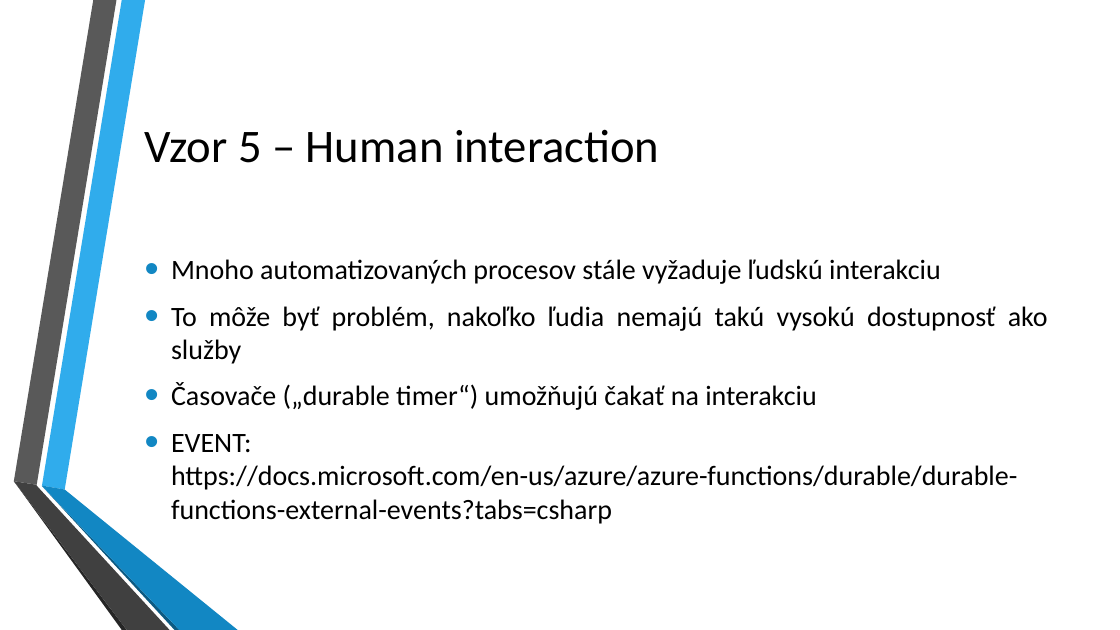
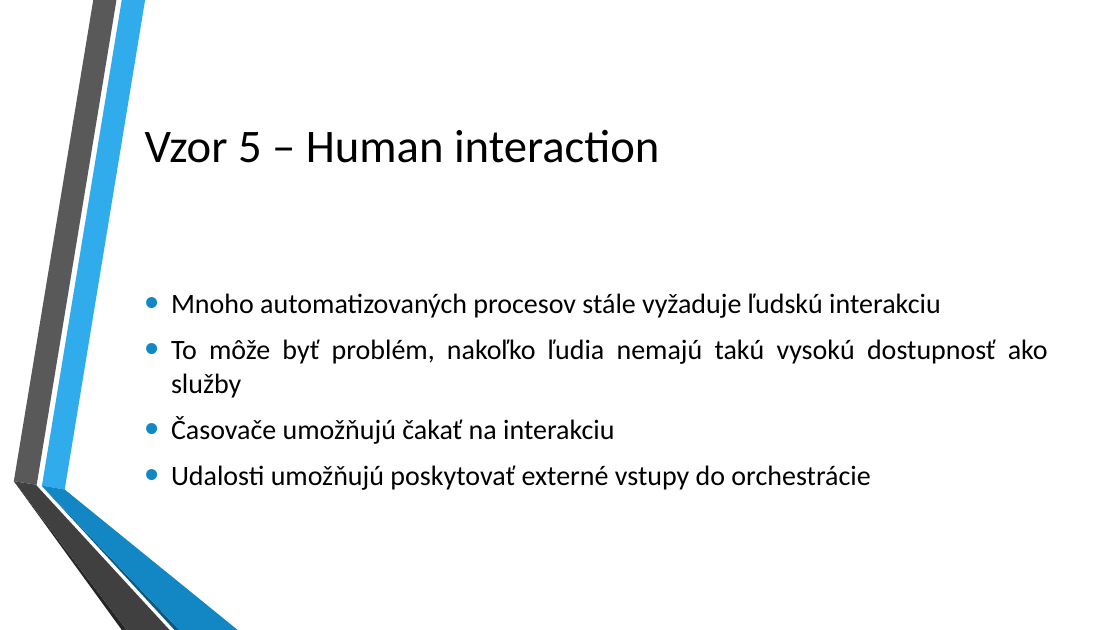
Before and after one commit to kubinko/Azure-Resources-Overview, a slide deck: slide 38 of 05 - Durable Functions/Durable Functions.pptx (slide 36 before the commit). Drawn at 1120x630 pixels with LibreOffice and Linux fonts; fonts in the diff are those of the drawing; background and template pictures are left out. Boxes give left, top, right and bottom in pixels: in the first picture for what was removed or moved away, otherwise in the second. Text is boxed around its words. In the diff, an @@ line names an element or a change of style, - is before the commit and + after.

Commit message:
Durable Function slides (beta).

```diff
--- a/05 - Durable Functions/Durable Functions.pptx
+++ b/05 - Durable Functions/Durable Functions.pptx
@@ text at [171,416,870,490]: text changed @@
-• Časovače („durable timer“) umožňujú čakať na interakciu
-• EVENT: https://docs.microsoft.com/en-us/azure/azure-functions/durable/durable-functions-external-events?tabs=csharp
+• Časovače umožňujú čakať na interakciu
+• Udalosti umožňujú poskytovať externé vstupy do orchestrácie
```
Also in this commit, not shown: 3 other slides changed, 10 slides added, 1 slide removed.
